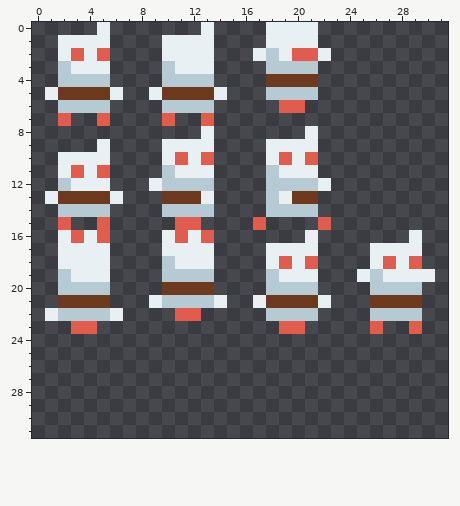
Two versions of one pixel-art sprite, assets/graphics/sprites/player.png. The picture above was drawn from the file before the commit.
The file is 32x32 pixels.
The same view after the edit:
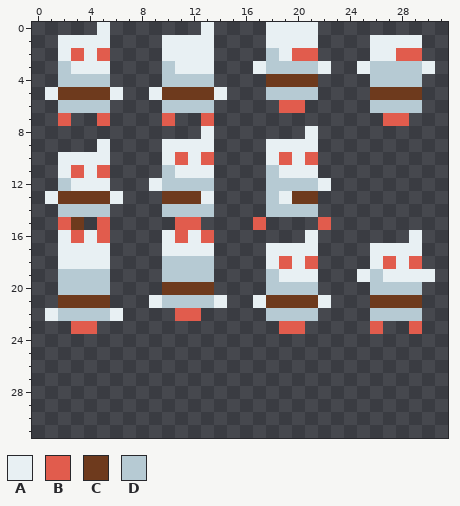
Palette (. is transparent): A #e8f0f3  B #e15c4d  C #6e3a1d  D #b6cad3
Edits made:
@@ x 15..31 @@
  0 ...AAAA..........
- 1 ...AAAA..........
- 2 ..ADABBA.........
- 3 ...DDDD..........
- 4 ...CCCC..........
- 5 ...DDDD..........
- 6 ....BB...........
- 7 .................
+ 1 ...AAAA....AAAA..
+ 2 ...DABB....AABB..
+ 3 ..ADDDDA..ADDDDA.
+ 4 ...CCCC....DDDD..
+ 5 ...DDDD....CCCC..
+ 6 ....BB.....DDDD..
+ 7 ............BB...
  8 ......A..........
@@ x 1..15 @@
 14 .DDDD....DDDD..
-15 .B..B.....BB...
+15 .BC.B.....BB...
 16 .ABAB....ABAB..
 17 .AAAA....AAAA..
-18 .AAAA....DAAA..
-19 .DAAA....DDDD..
+18 .AAAA....DDDD..
+19 .DDDD....DDDD..
 20 .DDDD....CCCC..
Changed places in both pictures, as pixel boxes (x1, y1, x2, y2):
changed: (318, 35, 435, 126)
changed: (253, 48, 266, 74)
changed: (71, 217, 110, 282)
changed: (175, 256, 214, 269)
